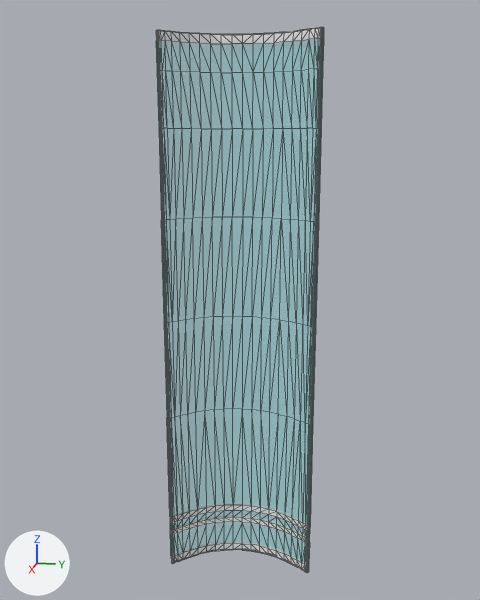
Two versions of the glTF model public/three-assets/PuertaCB.glb, one commit apart.
Before and after are seen from a camera (50 mm lens) standing at (0.1959, 0.0416, 0.165) and looking at (-0.029, -0.0034, 0.1087). Lighting does not change. The marker at lower left points along +X, +Y and +Z. Mesh edges are drawn as thin lines. Where no turn or scale is listed for an object, it has been applied to the vertices. Vertices at the same position are counted once.

Objects in the first picture: 'D_ascensor_puerta'.
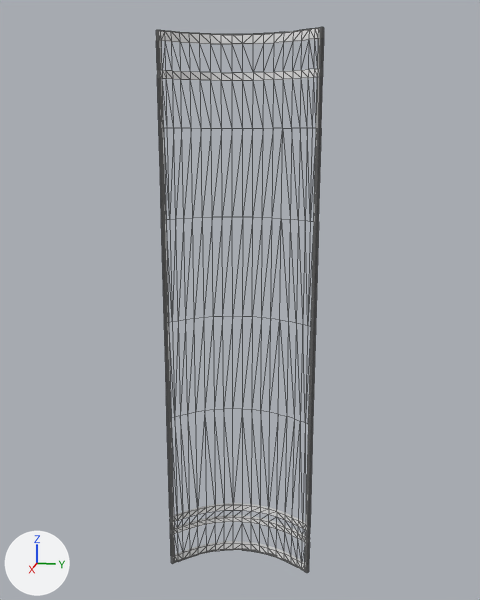
The newer file is also turned or shifted as a whole; pictures and numbers use the older file's frame.

What differs and where, as boxes (x1, y1, x2, y2) in the pictures (480 x 600 px):
'D_ascensor_puerta', surface changed, reshaped (cyan to white)
    both: (156, 27, 324, 573)
part 1 of me_d_ascensor_puerta, built on
    before: (306, 27, 324, 573)
    after: (157, 27, 323, 572)
part 2 of me_d_ascensor_puerta, recoloured
    both: (159, 38, 320, 565)
part 3 of me_d_ascensor_puerta, recoloured
    before: (161, 145, 167, 323)
    after: (161, 150, 321, 501)

The change, as a list of edits to the scene's bpy script:
```text
Change mat_export_habitacion_phong2:
    mat_export_habitacion_phong2.alpha: 0.188 -> 0.0
Change me_d_ascensor_puerta:
    used by ob_d_ascensor_puerta; location = (-0.0018, -0.0006, 0.1015)
    remove me_d_ascensor_puerta.from_pydata(...)  # 978 vertices, 1952 faces; spans x -0.033..-0.018, y -0.028..0.024, z -0.096..0.096
    add me_d_ascensor_puerta.from_pydata(...)  # 1034 vertices, 2064 faces; spans x -0.033..-0.018, y -0.028..0.024, z -0.096..0.096
    me_d_ascensor_puerta part 1: 15 vertices moved within x -0.023..-0.019, y -0.028..0.024, z -0.096..0.096; 56 vertices added at x -0.033..-0.018, y -0.028..0.024, z 0.082
    me_d_ascensor_puerta part 2: 33 faces spanning x -0.024..-0.018, y -0.028..0.024, z -0.096..0.096 switch from mat_export_habitacion_phong2 (cyan #3de9e9) to mat_export_habitacion_metal (white #eeeeee)
    me_d_ascensor_puerta part 3: 16 faces spanning x -0.023..-0.018, y -0.027..0.024, z -0.093..0.096 switch from mat_export_habitacion_metal (white #eeeeee) to mat_export_habitacion_phong2 (cyan #44ffff)
```
